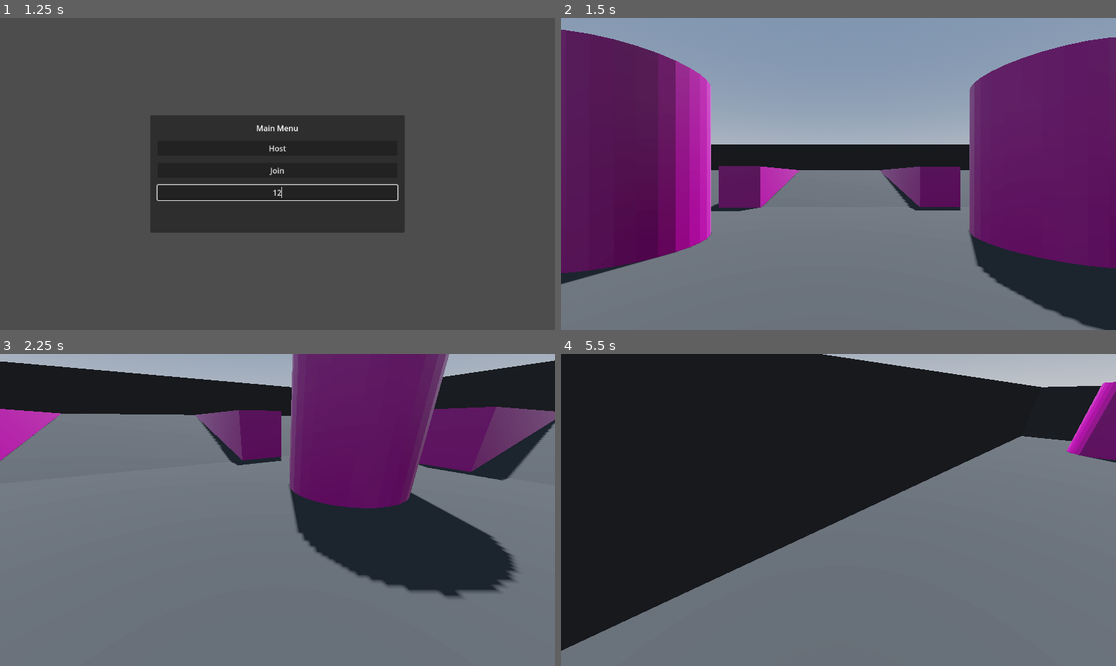
Above: before the commit, frames 1-4 (two rows, left to right).
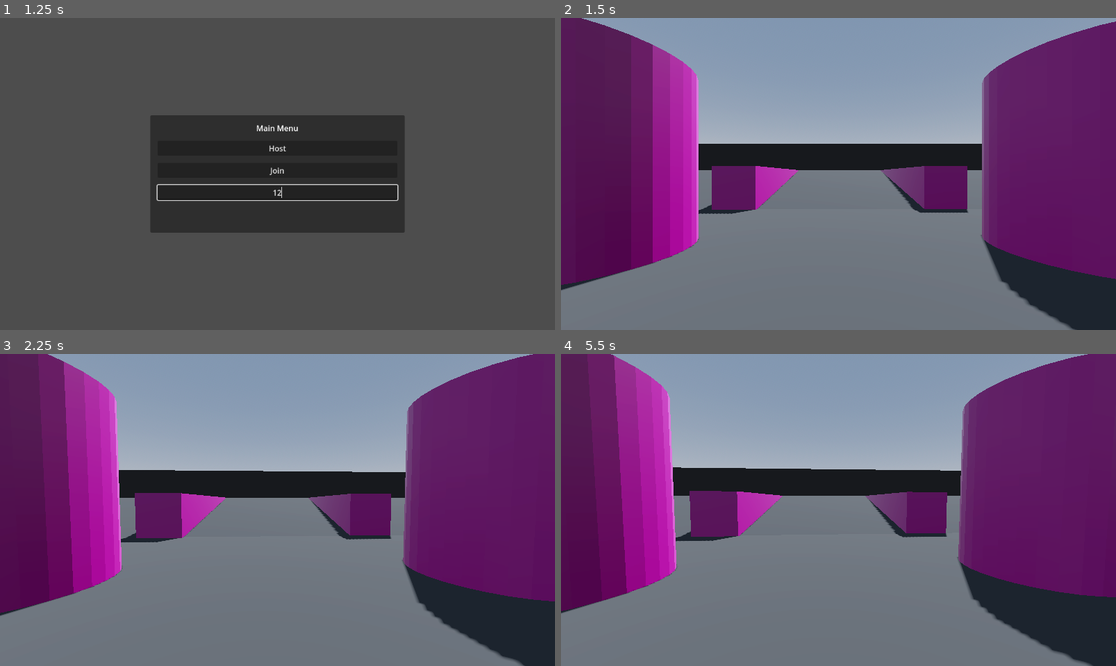
Above: after the commit, the same moments.

Repository: aidan-j-rhoden/plunger
Game: Godot game, scene res://world.tscn
The game is run twice, just before and just after one commit, with the same random seed, the same clock (stepped at 60 frames per second) and the same inputs.
Inputs (mouse positions are in pixels of both pictures, inside the frame that each line leads up to):
- Up to frame 1 (1.25 s): click (277, 192) at 0.52 s; type "12" at 0.6 s
- Up to frame 2 (1.5 s): click "Host" at 1.25 s
- Up to frame 3 (2.25 s): tap Enter at 2 s; move the mouse to (305, 510) at 2.02 s; hold W (forward) from 2.03 s (still down)
- Up to frame 4 (5.5 s): keep holding W (forward); tap Space (jump) at 2.27, 3.02, 4.52, 5.27 s; move the mouse to (810, 510) at 2.77 s; move the mouse to (849, 503) at 3.52 s; move the mouse to (832, 516) at 4.27 s; move the mouse to (877, 513) at 5.02 s

Frame 1 is identical in both runs. In frame 2, 11% of the frame differs, in the area x 0-100%, y 0-100%; in frame 3, 67%; in frame 4, 70%.
Error after the commit: Parse Error: Preload file "res://weapons/plunger/item_plunger.tscn" does not exist. (res://player/player.gd:12)

Commit message:
Some debug work

Diff:
--- a/player/PlayerInput.gd
+++ b/player/PlayerInput.gd
@@ -8,7 +8,7 @@
 @export var x_rot = 0
 @export var y_rot = 0
 
-const CAMERA_ROT_SPEED = 0.5
+const CAMERA_ROT_SPEED = 0.05
 
 func _ready():
 	Input.mouse_mode = Input.MOUSE_MODE_CAPTURED
@@ -27,6 +27,8 @@
 	if event is InputEventMouseMotion:
 		y_rot = -event.relative.x * get_physics_process_delta_time() * CAMERA_ROT_SPEED
 		x_rot = -event.relative.y * get_physics_process_delta_time() * CAMERA_ROT_SPEED
+		$"../".rotate_y(y_rot)
+		$"../Camera3D".rotate_x(x_rot)
 
 
 func _process(_delta):
--- a/player/player.gd
+++ b/player/player.gd
@@ -1,4 +1,5 @@
 extends CharacterBody3D
+class_name Player
 
 @onready var camera = $Camera3D
 
@@ -6,11 +7,13 @@
 const JUMP_VELOCITY = 11
 const CAMERA_ROT_SPEED = 0.5
 
-# Get the gravity from the project settings to be synced with RigidBody nodes.
 var gravity = 30
 
-@onready var plunger = preload("res://weapons/plunger/plunger.tscn")
+@onready var plunger = preload("res://weapons/plunger/item_plunger.tscn")
 var weapons = 0
+
+const MAX_HEALTH: float = 100
+var health: float = MAX_HEALTH
 
 func _enter_tree():
 	$PlayerInput.set_multiplayer_authority(str(name).to_int())
@@ -29,8 +32,8 @@
 
 
 func _physics_process(delta):
-	rotate_y($PlayerInput.y_rot)
-	camera.rotate_x($PlayerInput.x_rot)
+#	rotate_y($PlayerInput.y_rot)
+#	camera.rotate_x($PlayerInput.x_rot)
 	camera.rotation_degrees.x = clamp(camera.rotation_degrees.x, -89.9, 89.9)
 	# Add the gravity.
 	if not is_on_floor():
@@ -58,6 +61,20 @@
 		var p = plunger.instantiate()
 		$weapon.add_child(p)
 		p.rotation_degrees.x = 15 * weapons
-		p.picked = true
 
 	weapons += 1
+
+
+func hurt(amount):
+	health -= amount
+	if health <= 0:
+		respawn()
+
+
+func heal(amount):
+	health = clamp(health + amount, 0, MAX_HEALTH)
+
+
+func respawn():
+	health = MAX_HEALTH
+	global_transform.origin = Vector3(0, 4, 0)
--- a/player/player.tscn
+++ b/player/player.tscn
@@ -46,7 +46,7 @@
 mesh = SubResource("CapsuleMesh_2pdf3")
 
 [node name="Camera3D" type="Camera3D" parent="."]
-transform = Transform3D(1, 0, 0, 0, 1, 0, 0, 0, 1, 0, 1.63081, 4.76837e-07)
+transform = Transform3D(1, 0, 0, 0, 1, 0, 0, 0, 1, 0, 1.63081, -0.518407)
 
 [node name="MultiplayerSynchronizer" type="MultiplayerSynchronizer" parent="."]
 replication_config = SubResource("SceneReplicationConfig_vnsqa")
